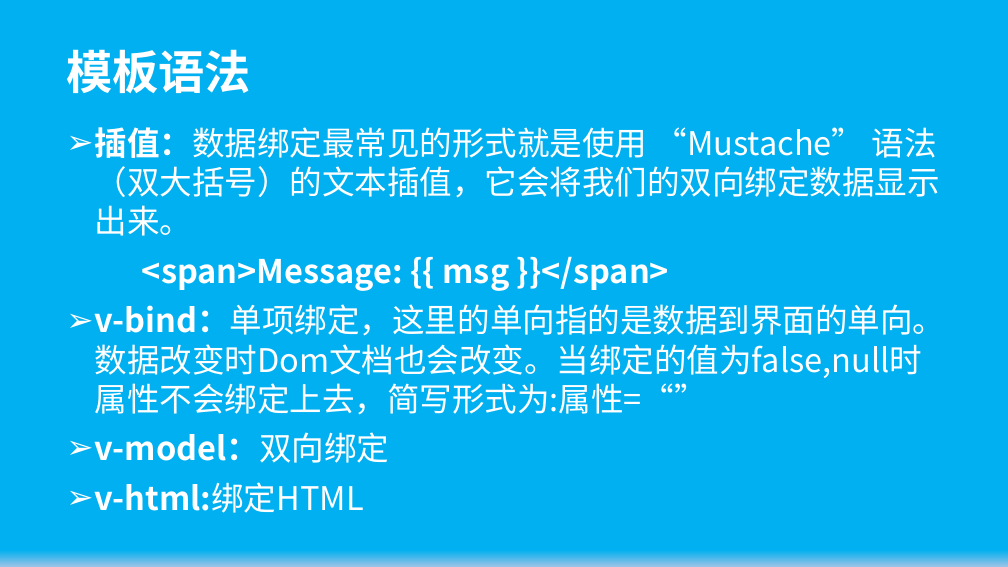
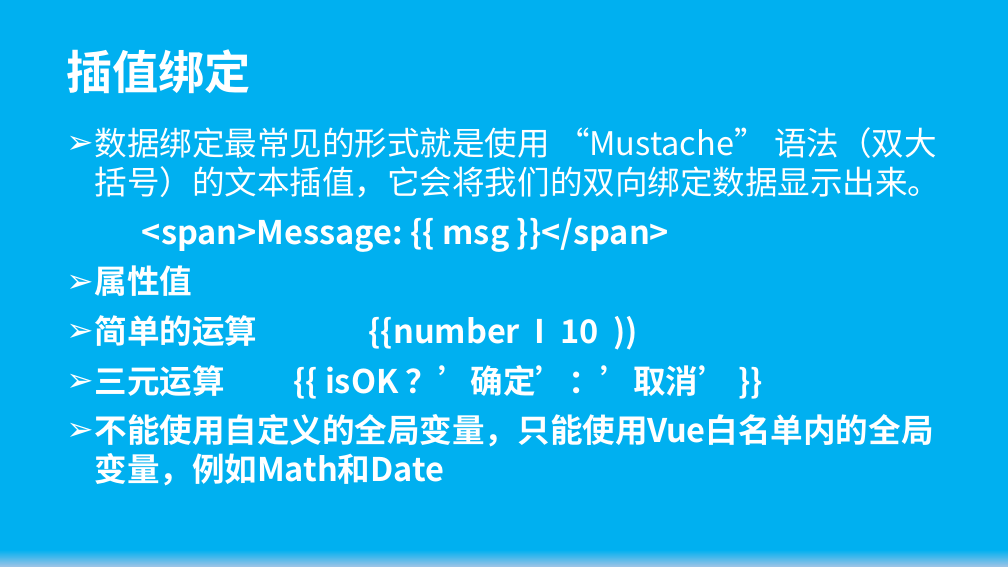
Before and after one commit to wugenshui/ppt, a slide deck: slide 22 of Vue/Vue.js基础.pptx. Drawn at 1008x567 pixels with LibreOffice and Linux fonts; fonts in the diff are those of the drawing. Boxes give left, top, right and bottom in pixels: in the first picture for what was removed or moved away, otherwise in the second. Text is boxed around its words. In the diff, an @@ line names an element or a change of style, - is before the commit and + after.

```diff
--- a/Vue/Vue.js基础.pptx
+++ b/Vue/Vue.js基础.pptx
@@ title at <box>66,49,251,94</box>: text changed @@
-模板语法
+插值绑定
@@ subtitle at <box>95,127,941,198</box>: text changed @@
-➢ 插值：数据绑定最常见的形式就是使用 “Mustache” 语法（双大括号）的文本插值，它会将我们的双向绑定数据显示出来。
+➢ 数据绑定最常见的形式就是使用 “Mustache” 语法（双大括号）的文本插值，它会将我们的双向绑定数据显示出来。
@@ subtitle at <box>95,265,934,486</box>: text changed; bold on @@
-➢ v-bind：单项绑定，这里的单向指的是数据到界面的单向。数据改变时Dom文档也会改变。当绑定的值为false,null时属性不会绑定上去，简写形式为:属性=“”
-➢ v-model：双向绑定
-➢ v-html:绑定HTML
+➢ 属性值
+➢ 简单的运算 {{number I 10 ))
+➢ 三元运算 {{ isOK ？’确定’：’取消’ }}
+➢ 不能使用自定义的全局变量，只能使用Vue白名单内的全局变量，例如Math和Date
```
Also in this commit, not shown: 1 other slide changed, 1 slide added, 2 other files.
